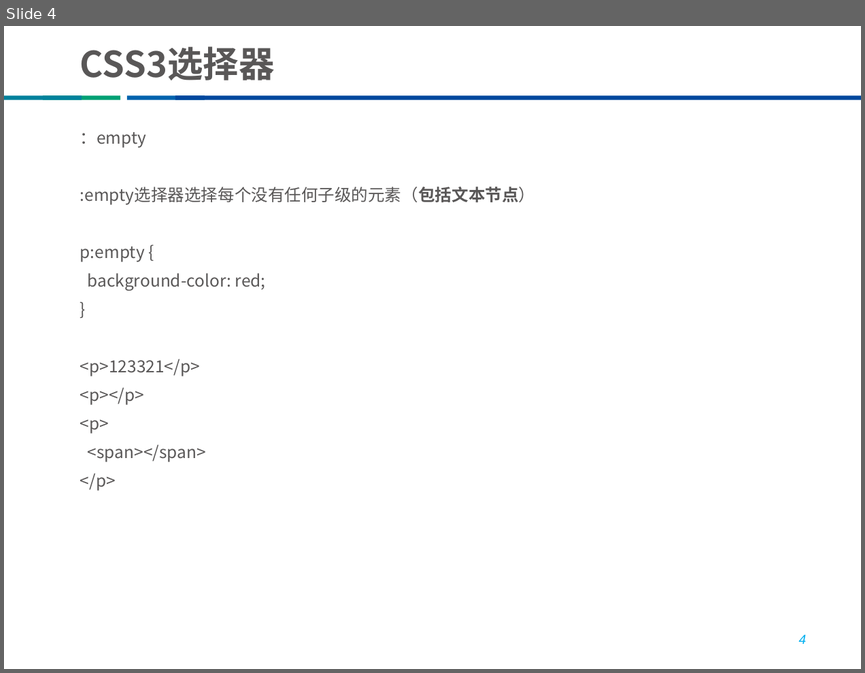
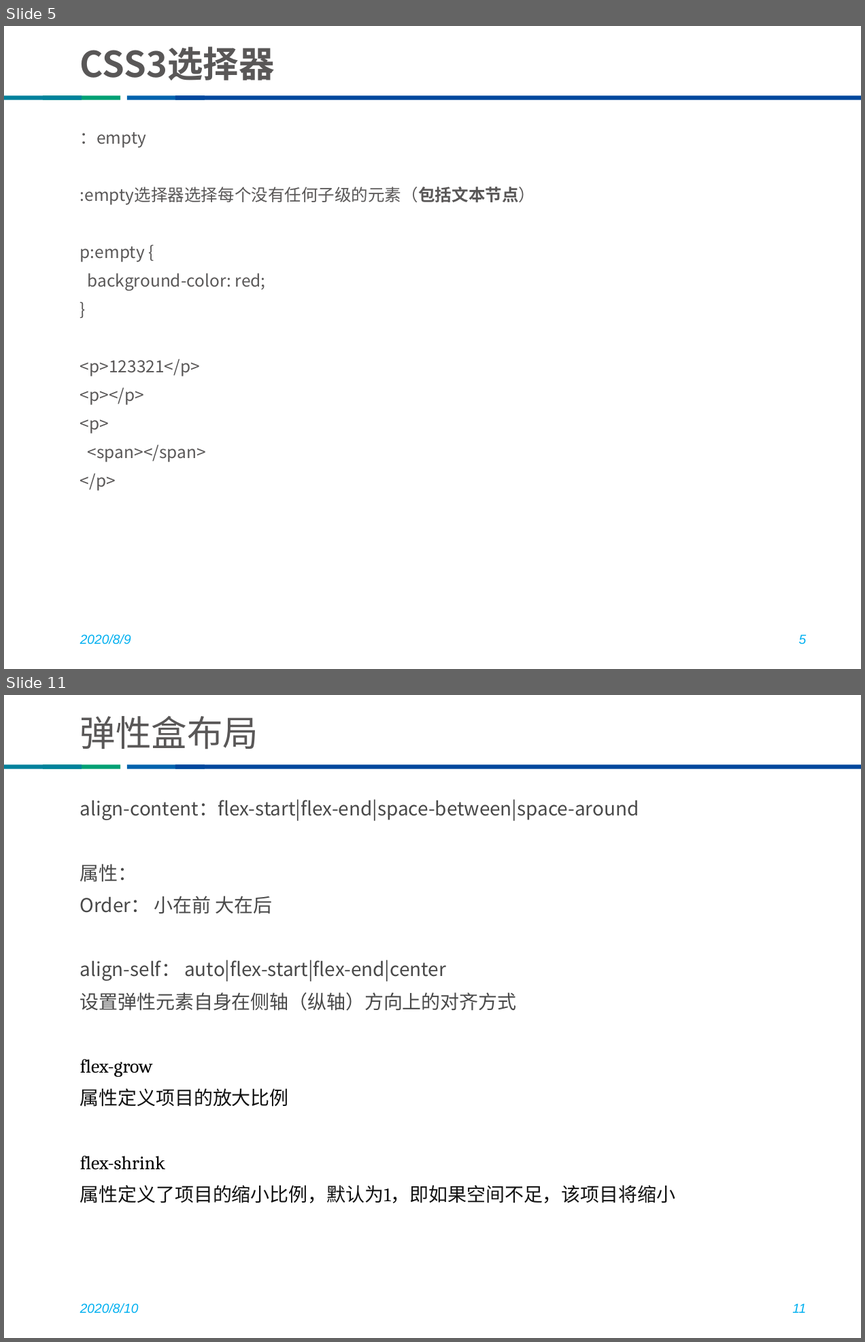
Before and after one commit to he8hepeng/thunisoftCli3, a slide deck: css教案（修改版）.pptx. Shown one above the other, each under a label of ours: slide 4 before the commit, slides 5 and 11 after it; the slides between them are not shown. The pictures are 865x673 and 865x1342 pixels, drawn with LibreOffice and Linux fonts; fonts in the diff are those of the drawing; background and template pictures are left out. Boxes give left, top, right and bottom in pixels: in the first picture for what was removed or moved away, otherwise in the second. Text is boxed around its words. In the diff, an @@ line names an element or a change of style, - is before the commit and + after.

```diff
--- a/css教案（修改版）.pptx
+++ b/css教案（修改版）.pptx
@@ slide 11 added at box(4, 695, 861, 1338), background #FFFFFF; not listed: 4 template elements that a slide beside it also shows @@
@@ title added at box(80, 716, 258, 749), 30 pt, text #595757 @@
+弹性盒布局
@@ text added at box(80, 799, 676, 1203), 16 pt, text #494949 @@
+align-content：flex-start|flex-end|space-between|space-around
+属性：
+Order： 小在前 大在后
+align-self： auto|flex-start|flex-end|center
+设置弹性元素自身在侧轴（纵轴）方向上的对齐方式
+flex-grow
+属性定义项目的放大比例
+flex-shrink
+属性定义了项目的缩小比例，默认为1，即如果空间不足，该项目将缩小
@@ text added at box(80, 1303, 139, 1313), 11 pt, text #00B0F0, italic @@
+2020/8/10
@@ page number added at box(792, 1303, 806, 1312), 11 pt, text #00B0F0, italic @@
+11
@@ what was slide 4 is now slide 5 @@
@@ slide 5 changed as well @@
@@ text added at box(80, 634, 131, 644), 11 pt, text #00B0F0, italic @@
+2020/8/9
@@ page number at box(799, 634, 806, 644): text changed @@
-4
+5
```
Also in this commit, not shown: 4 other slides changed, 6 other slides added, 15 other files.
